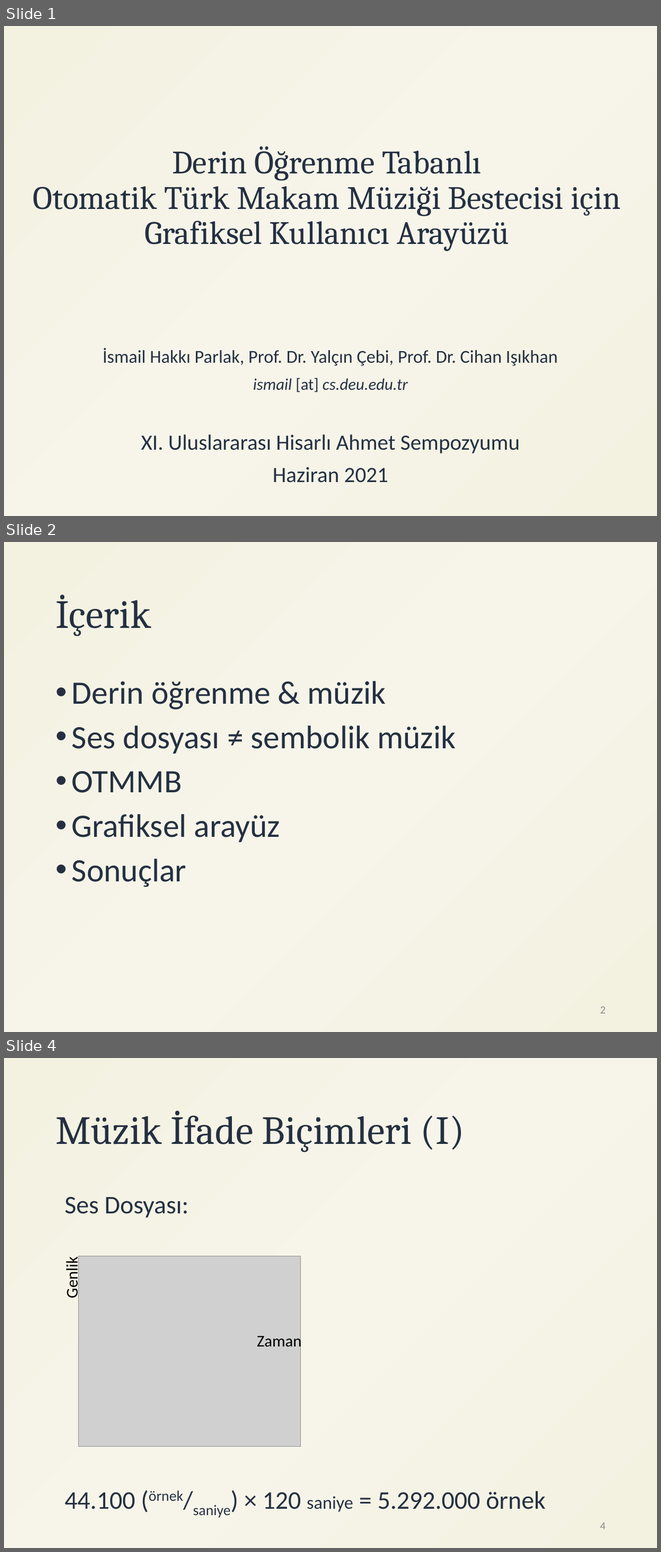
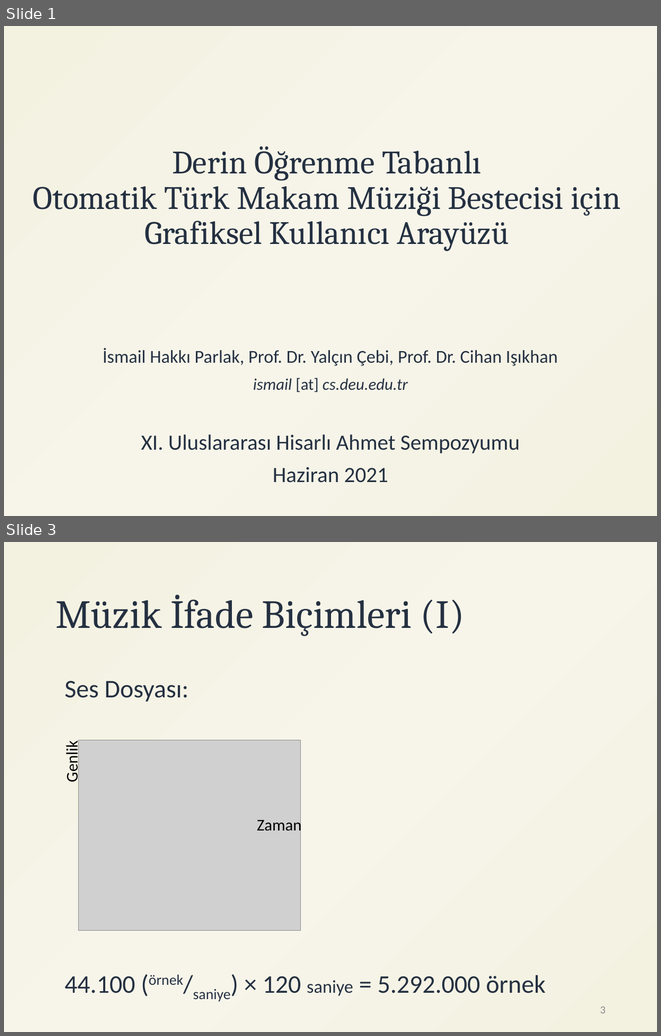
Before and after one commit to ihpar/katip, a slide deck: assets/DL_GUI.pptx. Shown one above the other, each under a label of ours: slides 1, 2 and 4 before the commit, slides 1 and 3 after it; the slides between them are not shown. The pictures are 661x1552 and 661x1036 pixels, drawn with LibreOffice and Linux fonts; fonts in the diff are those of the drawing; grey boxes stand for pictures. Boxes give left, top, right and bottom in pixels: in the first picture for what was removed or moved away, otherwise in the second. Text is boxed around its words. In the diff, an @@ line names an element or a change of style, - is before the commit and + after.

```diff
--- a/assets/DL_GUI.pptx
+++ b/assets/DL_GUI.pptx
@@ slide 2 removed at (x1=4, y1=542, x2=657, y2=1032), background gradient #F3F1E0 to #F7F5EA @@
@@ title removed at (x1=55, y1=594, x2=151, y2=636) @@
-İçerik
@@ text removed at (x1=72, y1=681, x2=456, y2=887) @@
-• Derin öğrenme & müzik
-• Ses dosyası ≠ sembolik müzik
-• OTMMB
-• Grafiksel arayüz
-• Sonuçlar
@@ page number removed at (x1=600, y1=1006, x2=606, y2=1013) @@
-2
@@ what was slide 4 is now slide 3 @@
@@ page number at (x1=600, y1=1006, x2=606, y2=1013): text changed @@
-4
+3
```
Also in this commit, not shown: 2 slides changed, 4 other files.
